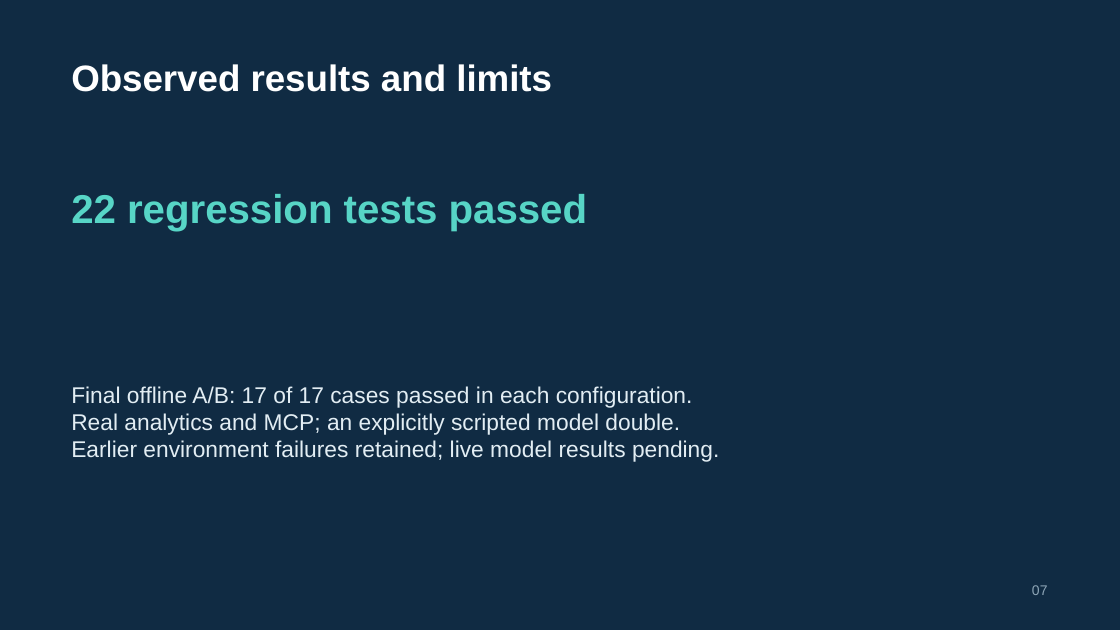
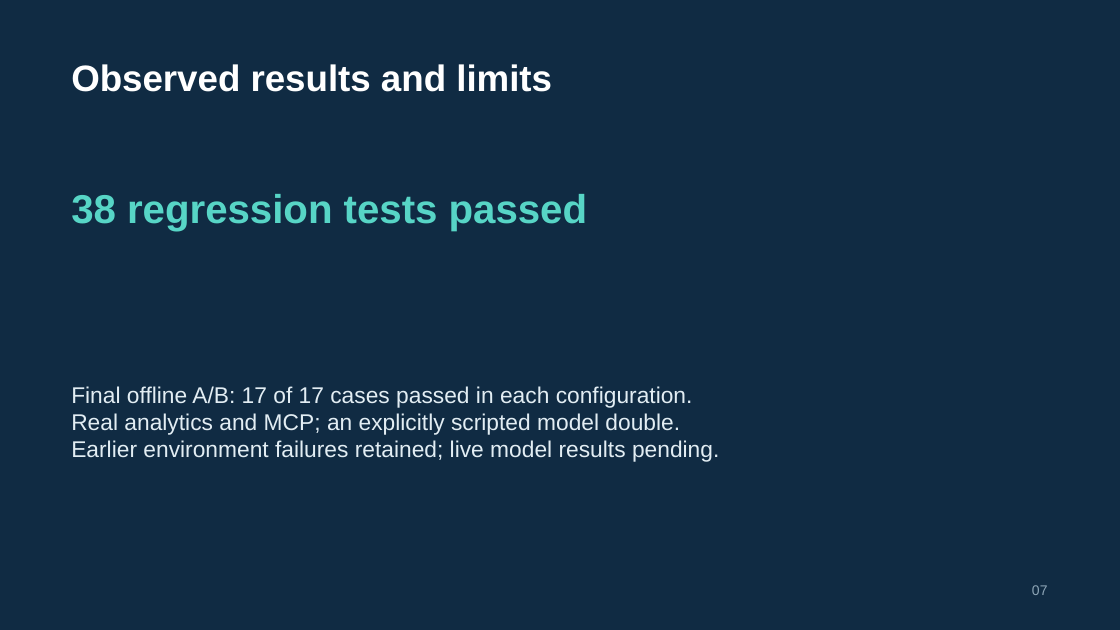
Before and after one commit to Ghada1425/releasepulse-ai-agent, a slide deck: slide 7 of slides/ReleasePulse-capstone.pptx. Drawn at 1120x630 pixels with LibreOffice and Linux fonts; fonts in the diff are those of the drawing. Boxes give left, top, right and bottom in pixels: in the first picture for what was removed or moved away, otherwise in the second. Text is boxed around its words. In the diff, an @@ line names an element or a change of style, - is before the commit and + after.

```diff
--- a/slides/ReleasePulse-capstone.pptx
+++ b/slides/ReleasePulse-capstone.pptx
@@ text at (71,194,587,231): text changed @@
-22 regression tests passed
+38 regression tests passed
```
Also in this commit, not shown: 2 other files.
